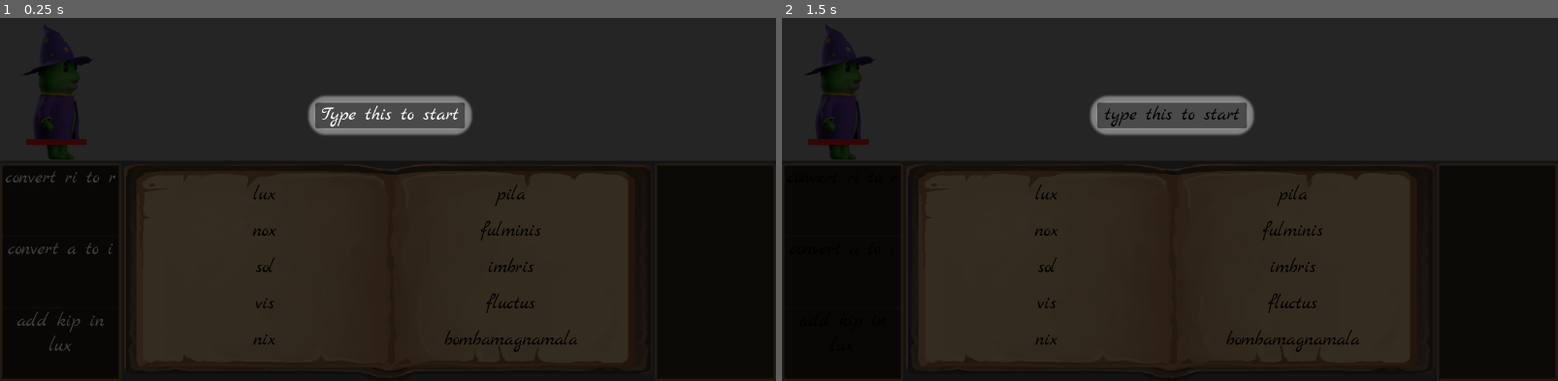
Above: before the commit, frames 1-2 (left to right).
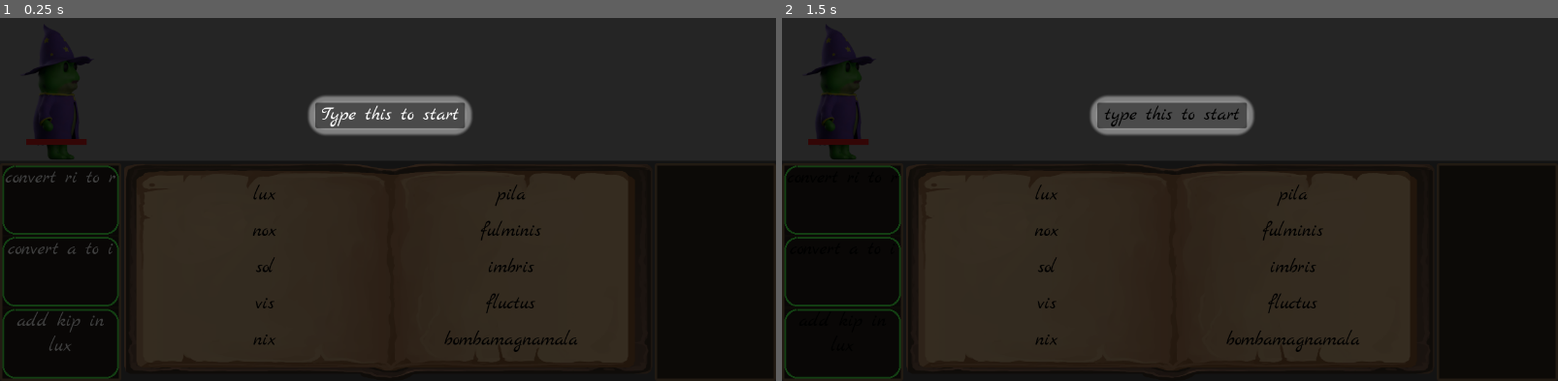
Above: after the commit, the same moments.

Repository: Jelleas/brackeys_2026
Game: Godot game, scene res://main.tscn
Same seed, same stepped clock (60 frames per second), same inputs: the game is played once before the commit and once after it. The engine's default icon, where the game draws it, is replaced by a stand-in: a white triangle on a blue panel in a dark square.
Inputs:
- Up to frame 1 (0.25 s): no input
- Up to frame 2 (1.5 s): tap Enter at 0.5 s; tap Z at 0.6, 1.35 s; tap Space at 0.77, 1.25 s; hold A from 1.28 s (still down)

The runs differ from the first frame. In frame 1, 0.7% of the frame differs, in the area x 0-16%, y 40-100%; in frame 2, 0.7%.

Commit message:
timer border

Diff:
--- a/label_matcher/label_matcher.gd
+++ b/label_matcher/label_matcher.gd
@@ -12,6 +12,9 @@
 	_string_to_match = _original_string.to_lower()
 	$LabelMatcherLabel.text = string_to_match
 	_on_match_callback = on_match_callback
+
+func start_timer(new_duration: float = -1.0):
+	$LabelMatcherLabel/TimerBorder.start_timer(new_duration)
 
 func start_listening():
 	_is_listening = true
--- a/label_matcher/label_matcher.tscn
+++ b/label_matcher/label_matcher.tscn
@@ -1,6 +1,7 @@
 [gd_scene format=3 uid="uid://bjbpejxvv7kde"]
 
 [ext_resource type="Script" uid="uid://bfgmvjhrvxicg" path="res://label_matcher/label_matcher.gd" id="1_e641r"]
+[ext_resource type="Script" uid="uid://dcw8b6vgsk8an" path="res://timer_border.gd" id="2_vqs61"]
 
 [node name="LabelMatcher" type="PanelContainer" unique_id=1674647632]
 offset_right = 247.0
@@ -18,3 +19,13 @@
 bbcode_enabled = true
 text = "Lux"
 horizontal_alignment = 1
+
+[node name="TimerBorder" type="Control" parent="LabelMatcherLabel" unique_id=1452589970]
+layout_mode = 1
+anchors_preset = 15
+anchor_right = 1.0
+anchor_bottom = 1.0
+grow_horizontal = 2
+grow_vertical = 2
+mouse_filter = 2
+script = ExtResource("2_vqs61")
--- /dev/null
+++ b/timer_border.gd
@@ -0,0 +1,195 @@
+extends Control
+
+@export var duration: float = 5.0 # Seconds for full border to disappear
+@export var border_thickness: float = 3.0
+@export var border_color: Color = Color(0.3, 1.0, 0.3)
+@export var corner_radius: float = 20.0 # Rounded corner radius in pixels
+@export var corner_segments: int = 10 # More segments = smoother corners
+
+var _time_left: float = 0.0
+var _running: bool = false
+
+
+func _ready() -> void:
+	# Always cover the parent (no need to find Layout → Full Rect)
+	if get_parent() is Control:
+		anchor_left = 0.0
+		anchor_top = 0.0
+		anchor_right = 1.0
+		anchor_bottom = 1.0
+		offset_left = 0.0
+		offset_top = 0.0
+		offset_right = 0.0
+		offset_bottom = 0.0
+
+	mouse_filter = Control.MOUSE_FILTER_IGNORE
+	hide()
+
+
+func start_timer(new_duration: float = -1.0) -> void:
+	# Call this from the Label (or elsewhere) to start the border timer
+	if new_duration > 0.0:
+		duration = new_duration
+
+	if duration <= 0.0:
+		return
+
+	_time_left = duration
+	_running = true
+	show()
+	queue_redraw()
+
+
+func _process(delta: float) -> void:
+	if not _running:
+		return
+
+	_time_left -= delta
+	if _time_left <= 0.0:
+		_time_left = 0.0
+		_running = false
+		hide()  # Border fully gone when finished
+
+	queue_redraw()
+
+
+func _draw() -> void:
+	if duration <= 0.0 or _time_left <= 0.0:
+		return
+
+	var fraction_left: float = clamp(_time_left / duration, 0.0, 1.0)
+
+	# Rectangle we draw around (in this Control's local space)
+	var rect := Rect2(Vector2.ZERO, size)
+
+	# Inset so the stroke is fully inside the control
+	var inset := border_thickness * 0.5
+	rect.position += Vector2(inset, inset)
+	rect.size -= Vector2(inset * 2.0, inset * 2.0)
+
+	if rect.size.x <= 0.0 or rect.size.y <= 0.0:
+		return
+
+	var r: float = min(corner_radius, rect.size.x * 0.5, rect.size.y * 0.5)
+	var full_path: PackedVector2Array = _get_rounded_rect_path(rect, r, corner_segments)
+	if full_path.size() < 2:
+		return
+
+	var visible_path: PackedVector2Array = _get_visible_path(full_path, fraction_left)
+	if visible_path.size() >= 2:
+		# One continuous stroked border, shortened based on time left
+		draw_polyline(visible_path, border_color, border_thickness)
+
+
+func _get_rounded_rect_path(rect: Rect2, radius: float, corner_segs: int) -> PackedVector2Array:
+	var points := PackedVector2Array()
+
+	var left := rect.position.x
+	var top := rect.position.y
+	var right := rect.position.x + rect.size.x
+	var bottom := rect.position.y + rect.size.y
+	var r := radius
+	var segs = max(1, corner_segs)
+
+	# Start on top edge, a bit right from the top-left corner
+	points.append(Vector2(left + r, top))
+
+	# Top edge
+	points.append(Vector2(right - r, top))
+
+	# Top-right corner (center: right - r, top + r), angles -PI/2 → 0
+	var cx := right - r
+	var cy := top + r
+	for i in range(1, segs + 1):
+		var t: float = float(i) / segs
+		var angle := -PI / 2.0 + t * (PI / 2.0)
+		points.append(Vector2(
+			cx + cos(angle) * r,
+			cy + sin(angle) * r
+		))
+
+	# Right edge
+	points.append(Vector2(right, bottom - r))
+
+	# Bottom-right corner (center: right - r, bottom - r), angles 0 → PI/2
+	cx = right - r
+	cy = bottom - r
+	for i in range(1, segs + 1):
+		var t: float = float(i) / segs
+		var angle := 0.0 + t * (PI / 2.0)
+		points.append(Vector2(
+			cx + cos(angle) * r,
+			cy + sin(angle) * r
+		))
+
+	# Bottom edge
+	points.append(Vector2(left + r, bottom))
+
+	# Bottom-left corner (center: left + r, bottom - r), angles PI/2 → PI
+	cx = left + r
+	cy = bottom - r
+	for i in range(1, segs + 1):
+		var t: float = float(i) / segs
+		var angle := PI / 2.0 + t * (PI / 2.0)
+		points.append(Vector2(
+			cx + cos(angle) * r,
+			cy + sin(angle) * r
+		))
+
+	# Left edge
+	points.append(Vector2(left, top + r))
+
+	# Top-left corner (center: left + r, top + r), angles PI → 3PI/2
+	cx = left + r
+	cy = top + r
+	for i in range(1, segs + 1):
+		var t: float = float(i) / segs
+		var angle := PI + t * (PI / 2.0)
+		points.append(Vector2(
+			cx + cos(angle) * r,
+			cy + sin(angle) * r
+		))
+
+	return points
+
+
+func _get_visible_path(full_path: PackedVector2Array, fraction: float) -> PackedVector2Array:
+	fraction = clamp(fraction, 0.0, 1.0)
+	var visible := PackedVector2Array()
+
+	if fraction <= 0.0:
+		return visible
+
+	if fraction >= 1.0:
+		# Full border
+		return full_path
+
+	# Total length of the polyline
+	var total_len := 0.0
+	for i in range(full_path.size() - 1):
+		total_len += full_path[i].distance_to(full_path[i + 1])
+
+	if total_len == 0.0:
+		return full_path
+
+	var target_len := total_len * fraction
+	var accum := 0.0
+
+	visible.append(full_path[0])
+
+	for i in range(full_path.size() - 1):
+		var p0 := full_path[i]
+		var p1 := full_path[i + 1]
+		var seg_len := p0.distance_to(p1)
+
+		if accum + seg_len >= target_len:
+			var remain := target_len - accum
+			var t := 0.0 if seg_len == 0.0 else remain / seg_len
+			var cut_point := p0.lerp(p1, t)
+			visible.append(cut_point)
+			break
+		else:
+			visible.append(p1)
+			accum += seg_len
+
+	return visible
--- a/upgrades/upgrader.gd
+++ b/upgrades/upgrader.gd
@@ -43,6 +43,7 @@
 			var upgrade = _upgrades[i]
 			label_matcher.instantiate(upgrade.activation, _on_upgrade_matched.bind(upgrade))
 			label_matcher.show()
+			label_matcher.start_timer()
 	else:
 		for label_matcher in label_matchers:
 			label_matcher.hide()
Not shown, added: timer_border.gd.uid
